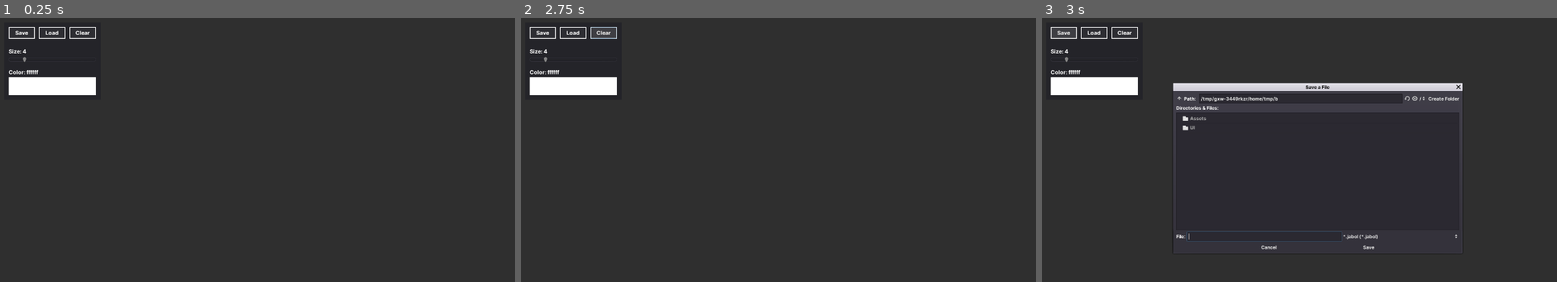
Above: before the commit, frames 1-3 (left to right).
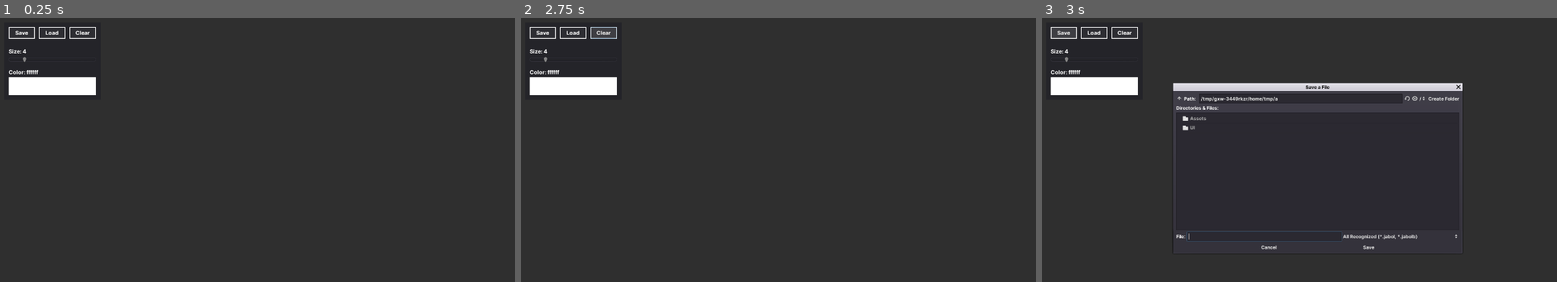
Above: after the commit, the same moments.

Repository: Epsilon0xCell/Lorien
Game: Godot game, scene res://Main.tscn
Same seed, same stepped clock (60 frames per second), same inputs: the game is played once before the commit and once after it.
Inputs:
- Up to frame 1 (0.25 s): no input
- Up to frame 2 (2.75 s): click "Clear" at 0.5 s; click "Clear" at 1.25 s; click "Clear" at 2 s
- Up to frame 3 (3 s): click "Save" at 2.75 s

Frames 1-2 are identical in both runs. In frame 3, 0.1% of the frame differs, in the area x 45-73%, y 30-84%.

Commit message:
Binary io

Diff:
--- a/jabol/JabolIO.gd
+++ b/jabol/JabolIO.gd
@@ -1,44 +1,74 @@
 extends Node
 
 const POINT_ELEM_SIZE = 3
+const COMPRESSION_METHOD = File.COMPRESSION_DEFLATE
 
 # -------------------------------------------------------------------------------------------------
-func save_file(file_path: String, lines: Array) -> void:
+func save_file(file_path: String, line_2d_array: Array) -> void:
+	var start_time := OS.get_ticks_msec()
+
+	# open file
 	var file := File.new()
-	var err = file.open(file_path, File.WRITE)
+	var err
+	if _is_binary(file_path):
+		err = file.open_compressed(file_path, File.WRITE, COMPRESSION_METHOD)
+	else:
+		err = file.open(file_path, File.WRITE)
 	if err != OK:
 		printerr("Failed to open file for writing: %s" % file_path)
 		return
 
-	var point_counter := 0
-	for line in lines:
+	# write
+	if _is_binary(file_path):
+		_write_to_binary_file(file, line_2d_array)
+	else:
+		_write_to_text_file(file, line_2d_array)
+	file.close()
+
+	print("File saved in %d ms" % (OS.get_ticks_msec() - start_time))
+
+# -------------------------------------------------------------------------------------------------
+func load_file(file_path: String) -> Array:
+	var start_time := OS.get_ticks_msec()
+
+	# open file
+	var file := File.new()
+	var err
+	if _is_binary(file_path):
+		err = file.open_compressed(file_path, File.READ, COMPRESSION_METHOD)
+	else:
+		err = file.open(file_path, File.READ)
+	if err != OK:
+		printerr("Failed to load file: %s" % file_path)
+		return []
+
+	# parse
+	var result: Array
+	if _is_binary(file_path):
+		result = _read_from_binary_file(file)
+	else:
+		result = _read_from_text_file(file)
+	file.close()
+
+	print("Loaded %s in %d ms" % [file_path, (OS.get_ticks_msec() - start_time)])
+	return result
+
+# -------------------------------------------------------------------------------------------------
+func _write_to_text_file(file: File, line_2d_array: Array) -> void:
+	for line in line_2d_array:
 		if line is Line2D:
 			var s: String = line.default_color.to_html() # brush stroke color
 			s += ",%d" % line.width # brush stroke size
 			for p in line.points:
 				s += ",%f,%f,%f" % [p.x, p.y, 1.0] # TODO: implement pressure value per point. right now it's just always a 1.0
 			file.store_line(s)
-			point_counter += line.points.size()
 		else:
 			printerr("wtf?!")
 
-	file.close()
-	print("Saved %d points in %d lines" % [point_counter, lines.size()])
-
 # -------------------------------------------------------------------------------------------------
-func load_file(file_path: String) -> Array:
-	var result := []
-
-	# Read file
-	var file := File.new()
-	var err = file.open(file_path, File.READ)
-	var content: String
-	if err == OK:
-		content = file.get_as_text()
-	else:
-		printerr("Failed to load file: %s" % file_path)
-		return []
-	file.close()
+func _read_from_text_file(file: File) -> Array:
+	var result = []
+	var content := file.get_as_text()
 
 	# Parse line-by-line
 	for file_line in content.split("\n", false):
@@ -88,3 +118,68 @@
 		result.append(stroke_data)
 
 	return result
+
+# -------------------------------------------------------------------------------------------------
+func _write_to_binary_file(file: File, line_2d_array: Array) -> void:
+	for line in line_2d_array:
+		if line is Line2D:
+			# color
+			file.store_8(line.default_color.r8)
+			file.store_8(line.default_color.g8)
+			file.store_8(line.default_color.b8)
+
+			# brush size
+			file.store_16(line.width)
+
+			# number of points
+			file.store_32(line.points.size())
+
+			# points
+			var s: String = line.default_color.to_html() # brush stroke color
+			s += ",%d" % line.width # brush stroke size
+			for p in line.points:
+				file.store_float(p.x)
+				file.store_float(p.y)
+				file.store_float(1.0) # TODO: implement pressure value per point. right now it's just always a 1.0
+		else:
+			printerr("wtf?!")
+
+# -------------------------------------------------------------------------------------------------
+# TODO: this needs some error handling!
+func _read_from_binary_file(file: File) -> Array:
+	var result := []
+
+	while true:
+		var stroke_data := BrushStrokeData.new()
+
+		# color
+		var r := file.get_8()
+		var g := file.get_8()
+		var b := file.get_8()
+		stroke_data.color = Color(r/255.0, g/255.0, b/255.0, 1.0)
+
+		# brush size
+		stroke_data.size = file.get_16()
+
+		# number of points
+		var point_count := file.get_32()
+
+		# points
+		for i in point_count:
+			var x := file.get_float()
+			var y := file.get_float()
+			var pressure := file.get_float()
+			stroke_data.points.append(Vector2(x, y))
+			stroke_data.point_pressures.append(pressure)
+
+		result.append(stroke_data)
+
+		# are we done yet?
+		if file.get_position() >= file.get_len()-1 || file.eof_reached():
+			break
+
+	return result
+
+# -------------------------------------------------------------------------------------------------
+func _is_binary(file_path: String) -> bool:
+	return file_path.ends_with(".jabolb")
--- a/jabol/UI/UI.gd
+++ b/jabol/UI/UI.gd
@@ -19,12 +19,12 @@
 	_save_file_dialog.access = FileDialog.ACCESS_FILESYSTEM
 	_save_file_dialog.mode = FileDialog.MODE_SAVE_FILE
 	_save_file_dialog.current_dir = Config.DEFAULT_FILE_DIALOG_FOLDER
-	_save_file_dialog.filters = ["*.jabol"]
+	_save_file_dialog.filters = ["*.jabol", "*.jabolb"]
 
 	_load_file_dialog.access = FileDialog.ACCESS_FILESYSTEM
 	_load_file_dialog.mode = FileDialog.MODE_OPEN_FILE
 	_load_file_dialog.current_dir = Config.DEFAULT_FILE_DIALOG_FOLDER
-	_load_file_dialog.filters = ["*.jabol"]
+	_load_file_dialog.filters = ["*.jabol", "*.jabolb"]
 
 # -------------------------------------------------------------------------------------------------
 func _on_ColorPickerButton_color_changed(color: Color) -> void:
